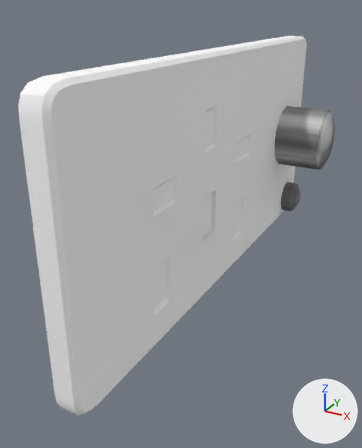
The Blender file Panels/Instruments-3d/gear/gear.blend: old version first, new version second.
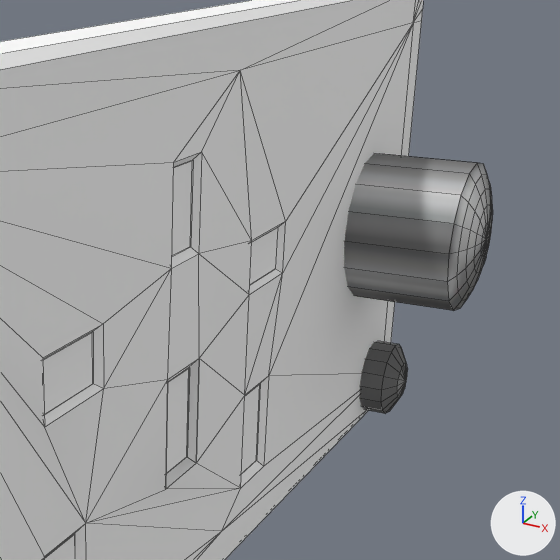
Each version appears first whole from a 50 mm lens placed at (0.0375, -0.0804, 0.0274), pointed at (-0.0013, -0.0098, -0.0079), and next in a close-up on the part from 37% to 100% of the width and 10% to 60% of the height. Arrows for +X, +Y and +Z are at lower right; the lights stay in place. The close-ups show mesh edges as thin lines.

Objects in the first close-up: 'back', 'btn', 'g_n', 'g_r', 'knob', 'r_l', 'r_n', 'r_r'.
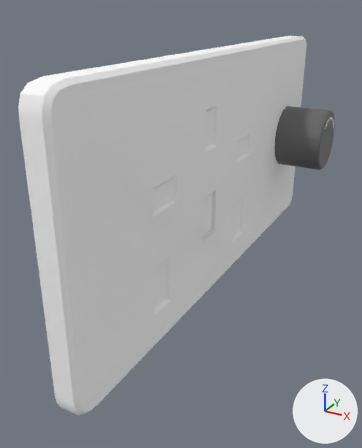
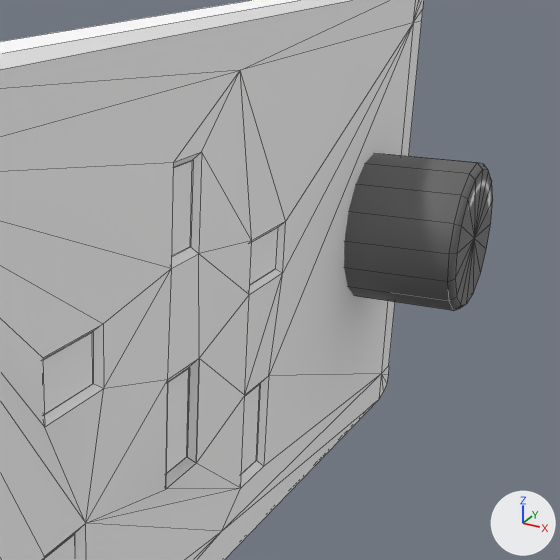
What differs and where, as boxes [x1, y1, x2, y2] in the close-ups (560 x 560 px):
'btn', deleted
    before: [359, 341, 408, 413]
part 1 of me_sphere, cut back
    before: [457, 175, 493, 300]
    after: [455, 170, 493, 305]
part 2 of me_sphere, shading changed
    both: [344, 157, 482, 311]

The edits, one by one:
me_sphere is used by ob_knob; location (0.0077, 0.0303, -0.00015); rotation (0.0, 1.571, 0.0), in degrees (0, 90, 0); scale (0.00747, 0.00747, 0.00747).
me_sphere had 97 vertices, 96 faces and spanned x -0.88..0.88, y -0.88..0.88, z -0.59..0.9.
me_sphere now has 49 vertices, 48 faces and spans x -0.88..0.88, y -0.88..0.88, z -0.59..0.76.
Part 1, on me_sphere:
49 vertices are removed from x -0.59..0.59, y -0.59..0.59, z 0.82..0.9.
64 faces are deleted.
16 vertices move from x -0.75..0.75, y -0.75..0.75, z 0.76 to x -0.81..0.81, y -0.81..0.81, z 0.76.
1 vertex is added at (0.0, 0.0, 0.76).
16 new faces join them.
me_sphere part 2: 32 kept faces spanning x -0.88..0.88, y -0.88..0.88, z -0.59..0.76 are now shaded smooth.
Object 'btn' (ob_btn) is deleted.
